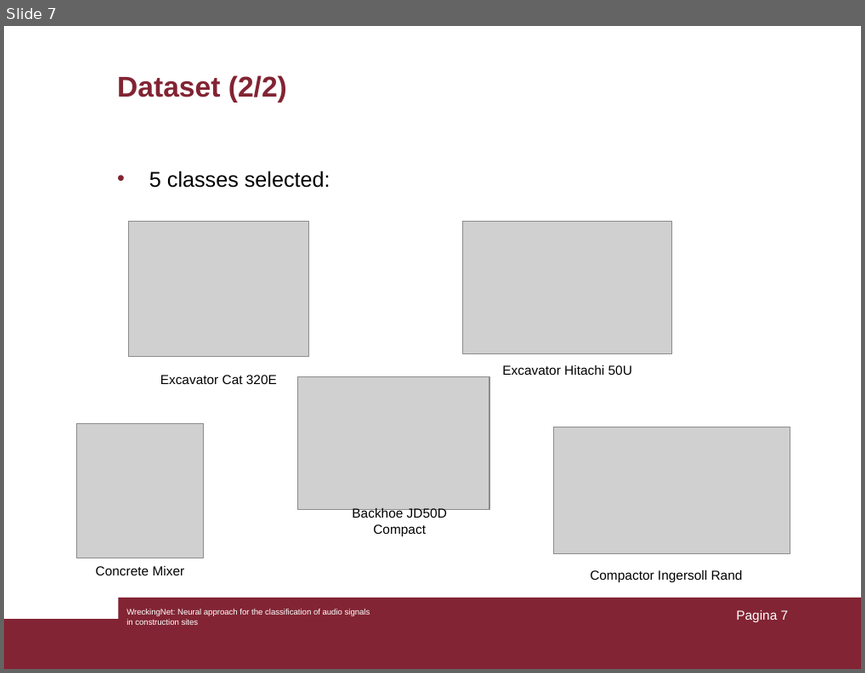
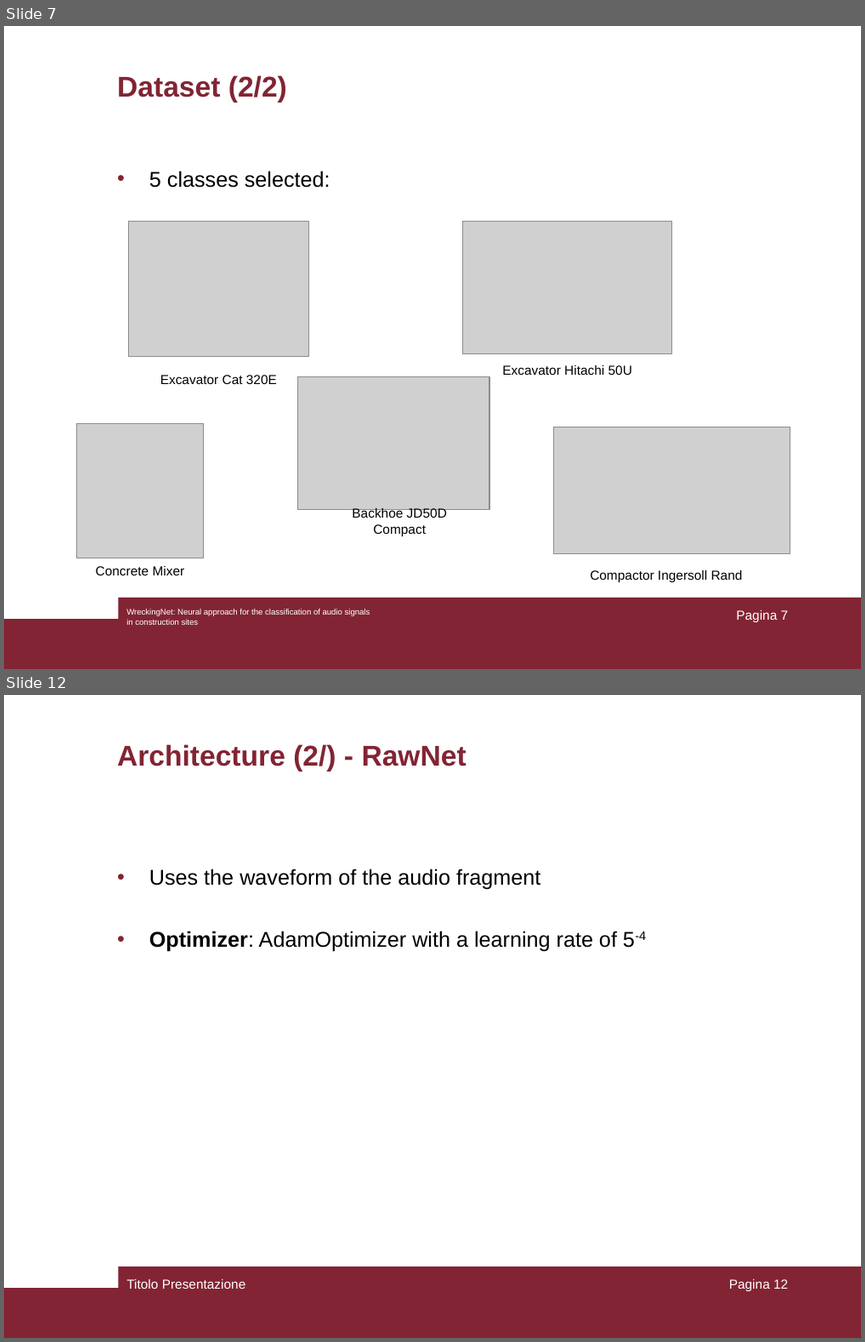
Before and after one commit to AndMastro/WreckingNet, a slide deck: docs/presentations/Presentation.ppt. Shown one above the other, each under a label of ours: slide 7 before the commit, slides 7 and 12 after it; the slides between them are not shown. The pictures are 865x673 and 865x1342 pixels, drawn with LibreOffice and Linux fonts; fonts in the diff are those of the drawing; grey boxes stand for pictures. Boxes give left, top, right and bottom in pixels: in the first picture for what was removed or moved away, otherwise in the second. Text is boxed around its words. In the diff, an @@ line names an element or a change of style, - is before the commit and + after.

```diff
--- a/docs/presentations/Presentation.ppt
+++ b/docs/presentations/Presentation.ppt
@@ slide 12 added at <box>4,695,861,1338</box>, background #FFFFFF; not listed: 2 template elements that a slide beside it also shows @@
@@ title added at <box>117,744,466,771</box>, 24 pt, text #822433, bold @@
+Architecture (2/) - RawNet
@@ text added at <box>149,868,646,952</box>, 18 pt, text #000000 @@
+• Uses the waveform of the audio fragment
+• Optimizer: AdamOptimizer with a learning rate of 5-4
@@ text added at <box>126,1279,246,1288</box>, 11 pt, text #FFFFFF @@
+Titolo Presentazione
@@ page number added at <box>729,1279,788,1291</box>, 11 pt, text #FFFFFF @@
+Pagina 12
```
Also in this commit, not shown: 3 slides changed, 4 other slides added, 4 other files.
